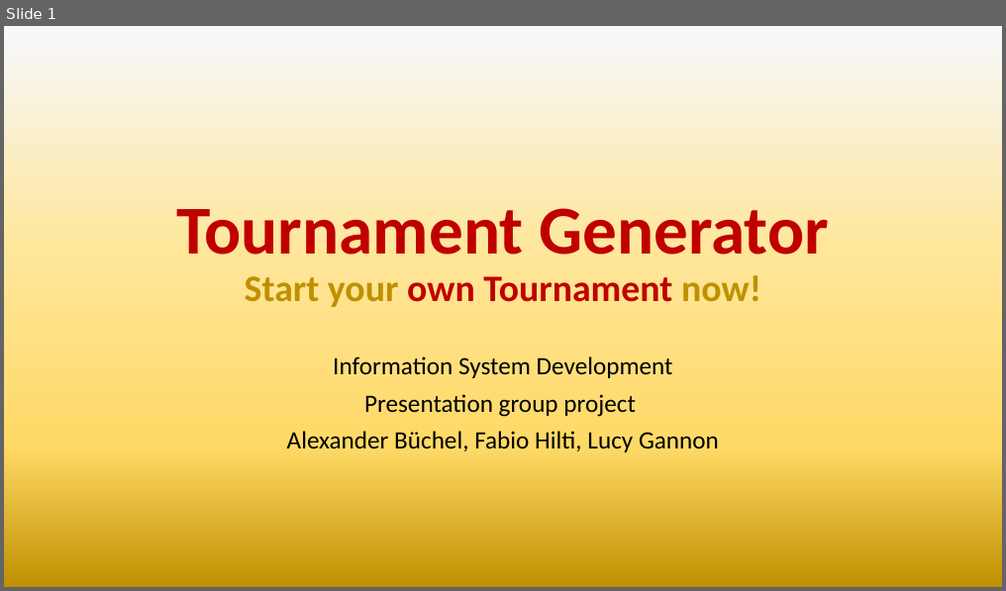
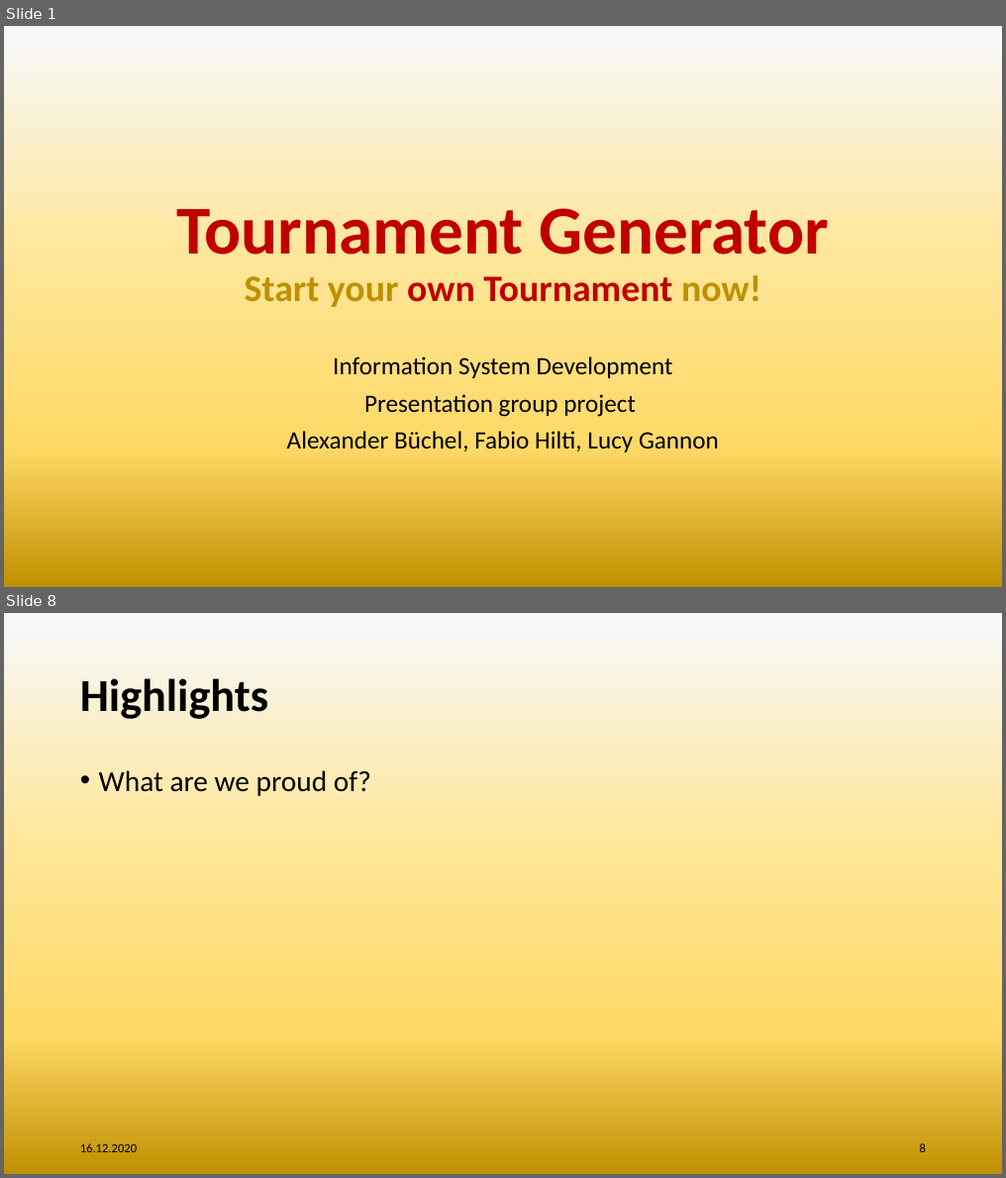
Before and after one commit to BuecAle/TournamentGenerator_ISD, a slide deck: notes/Tournament Generator Presentation.pptx. Shown one above the other, each under a label of ours: slide 1 before the commit, slides 1 and 8 after it; the slides between them are not shown. The pictures are 1006x591 and 1006x1178 pixels, drawn with LibreOffice and Linux fonts; fonts in the diff are those of the drawing; background and template pictures are left out. Boxes give left, top, right and bottom in pixels: in the first picture for what was removed or moved away, otherwise in the second. Text is boxed around its words. In the diff, an @@ line names an element or a change of style, - is before the commit and + after.

```diff
--- a/notes/Tournament Generator Presentation.pptx
+++ b/notes/Tournament Generator Presentation.pptx
@@ slide 8 added at bbox=[4, 613, 1002, 1174], background gradient #F6F8FC to #FFE699 to #FFD966 to #BF9000 @@
@@ title added at bbox=[80, 678, 268, 719], 44 pt, text #000000, bold @@
+Highlights
@@ text added at bbox=[99, 770, 371, 796], 28 pt, text #000000 @@
+• What are we proud of?
@@ text added at bbox=[80, 1144, 137, 1153], 12 pt, text #000000 @@
+16.12.2020
@@ page number added at bbox=[920, 1144, 926, 1153], 12 pt, text #000000 @@
+8
```
Also in this commit, not shown: 1 slide changed, 7 other slides added.
